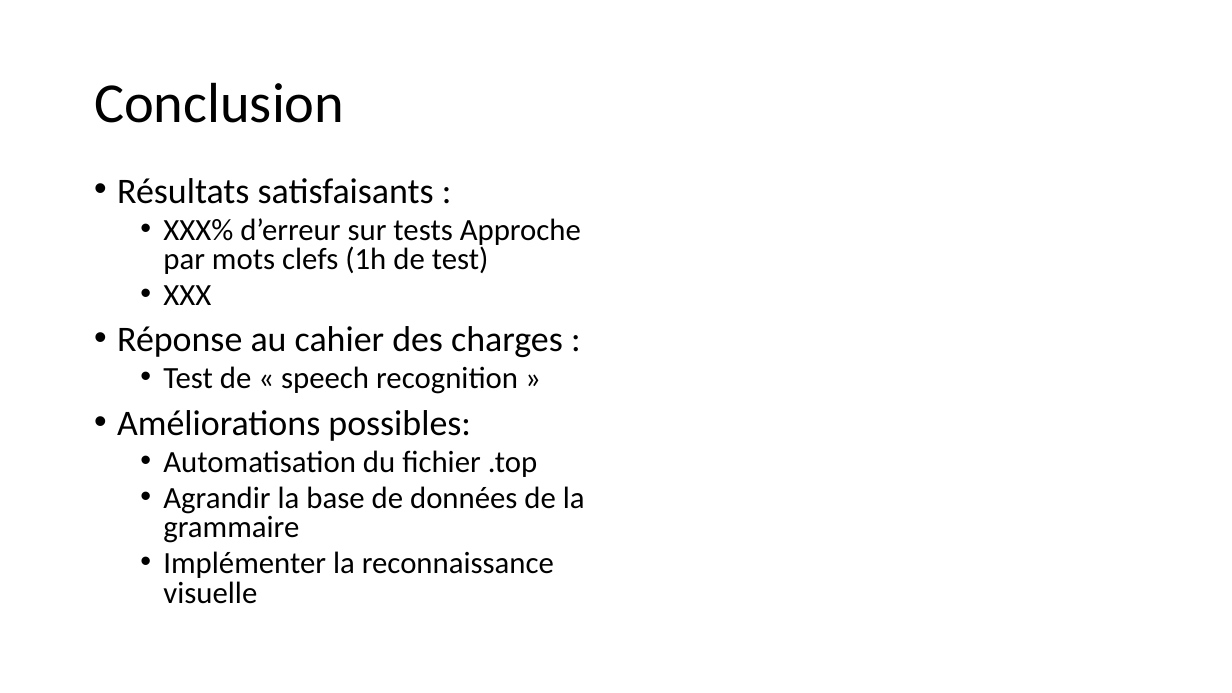
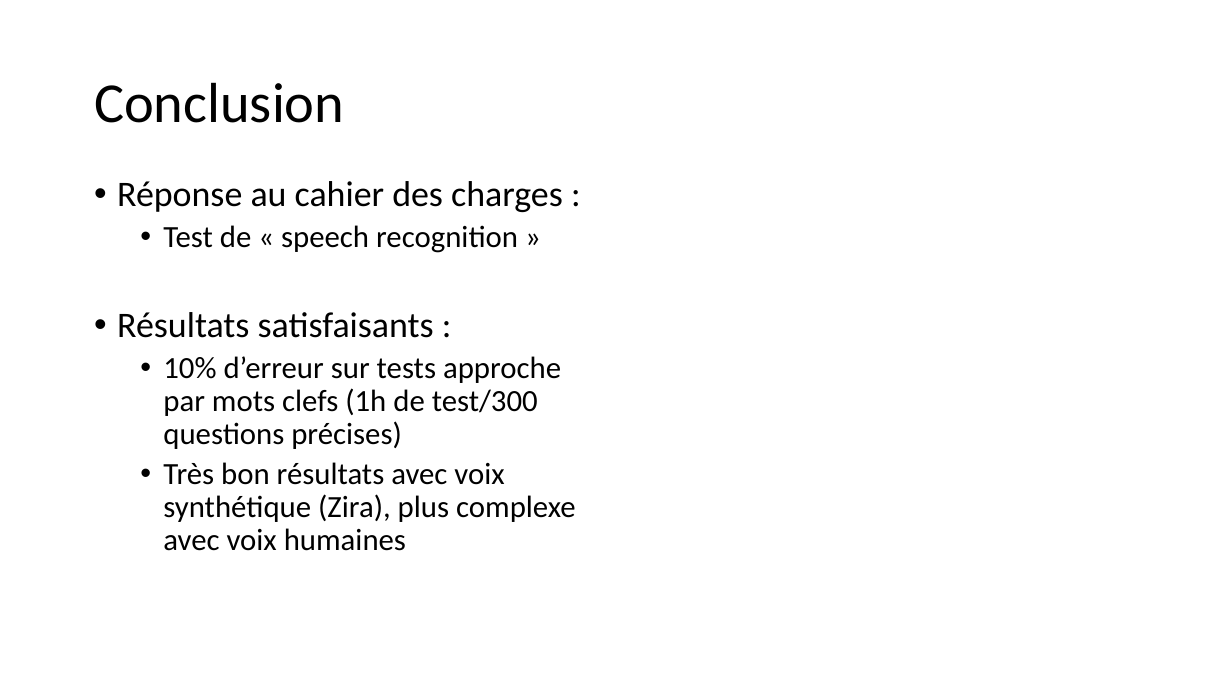
Before and after one commit to PorteAntoine/IHM_PEPPER_CPE2017, a slide deck: slide 25 of Rapport/Diapo_ihm_pepper.pptx. Drawn at 1232x693 pixels with LibreOffice and Linux fonts; fonts in the diff are those of the drawing; background and template pictures are left out. Boxes give left, top, right and bottom in pixels: in the first picture for what was removed or moved away, otherwise in the second. Text is boxed around its words. In the diff, an @@ line names an element or a change of style, - is before the commit and + after.

```diff
--- a/Rapport/Diapo_ihm_pepper.pptx
+++ b/Rapport/Diapo_ihm_pepper.pptx
@@ text at box(117, 178, 581, 305): paragraphs removed @@
-• Résultats satisfaisants :
-  • XXX% d’erreur sur tests Approche par mots clefs (1h de test)
-  • XXX
@@ text at box(117, 181, 563, 253): line spacing 0.8 to 0.9 @@
@@ text at box(117, 312, 576, 551): text changed @@
-• Améliorations possibles:
-  • Automatisation du fichier .top
-  • Agrandir la base de données de la grammaire
-  • Implémenter la reconnaissance visuelle
+• Résultats satisfaisants :
+  • 10% d’erreur sur tests approche par mots clefs (1h de test/300 questions précises)
+  • Très bon résultats avec voix synthétique (Zira), plus complexe avec voix humaines
```
Also in this commit, not shown: 9 other slides changed, 3 slides added, 1 slide removed.
